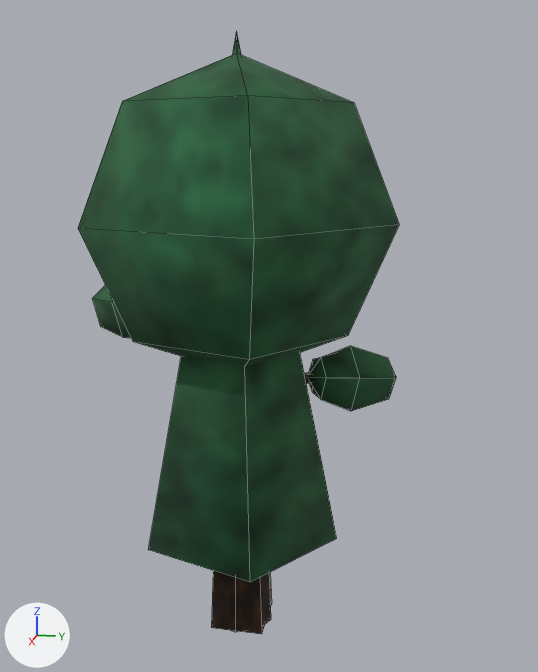
Renders of the FBX model Environment/Trees.fbx from each side of a commit.
Rendered twice from a 50 mm lens placed at (6.91, 1.67, 4.84), pointed at (0.01, 0.3, 3.12). Lighting does not change. The marker at lower left points along +X, +Y and +Z. Mesh edges are drawn as thin lines. Where no turn or scale is listed for an object, it has been applied to the vertices.

In view in the first picture: 'SM_Tree_00', 'SM_Tree_01', 'SM_Tree_02'.
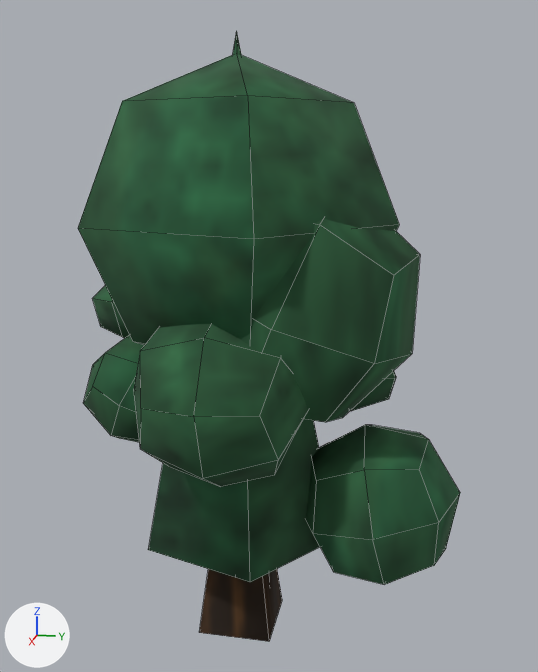
Changed parts and their boxes [x1, y1, x2, y2] in the pictures (538 x 672 px):
'SM_Tree_04', added (green)
    after: [83, 219, 460, 642]
    faces in mat_leaves (picture img_t_leaves_64x64_png): [83, 219, 460, 585]
    faces in mat_bark (picture img_t_bark_64x64_png): [199, 569, 282, 642]
'SM_Tree_03', added (green)
    after: [134, 324, 308, 487]
'SM_Tree_01', unchanged, covered by the edit
    before: [93, 285, 396, 632]
    after: [93, 285, 396, 411]

Edits to the bpy script that builds the scene:
```text
Add mat_mi_leaves_001:
    mat_mi_leaves_001 = principled_material('MI_Leaves.001')
    mat_mi_leaves_001.texture = img_t_leaves_64x64_png  # with its transparency
    mat_mi_leaves_001.roughness = 1.0
Add me_cube_002:
    me_cube_002.from_pydata(...)  # 46 vertices, 42 faces; spans x -0.25..1.55, y -0.84..0.84, z 0.0..3.58
    # faces by material slot: [18, 24]
    me_cube_002.materials.append(mat_bark)  # picture img_t_bark_64x64_png
    me_cube_002.materials.append(mat_mi_leaves_001)  # picture img_t_leaves_64x64_png
Add me_cube_003:
    me_cube_003.from_pydata(...)  # 110 vertices, 102 faces; spans x -1.2..1.2, y -1.56..2.19, z -1.0..3.61
    # faces by material slot: [72, 30]
    me_cube_003.materials.append(mat_leaves)  # picture img_t_leaves_64x64_png
    me_cube_003.materials.append(mat_bark)  # picture img_t_bark_64x64_png
Add ob_sm_tree_03:
    ob_sm_tree_03 = bpy.data.objects.new('SM_Tree_03', me_cube_002)
    ob_sm_tree_03.location = (0.0, 0.0, 0.0)
Add ob_sm_tree_04:
    ob_sm_tree_04 = bpy.data.objects.new('SM_Tree_04', me_cube_003)
    ob_sm_tree_04.location = (0.0, 0.0, 1.0)
```
